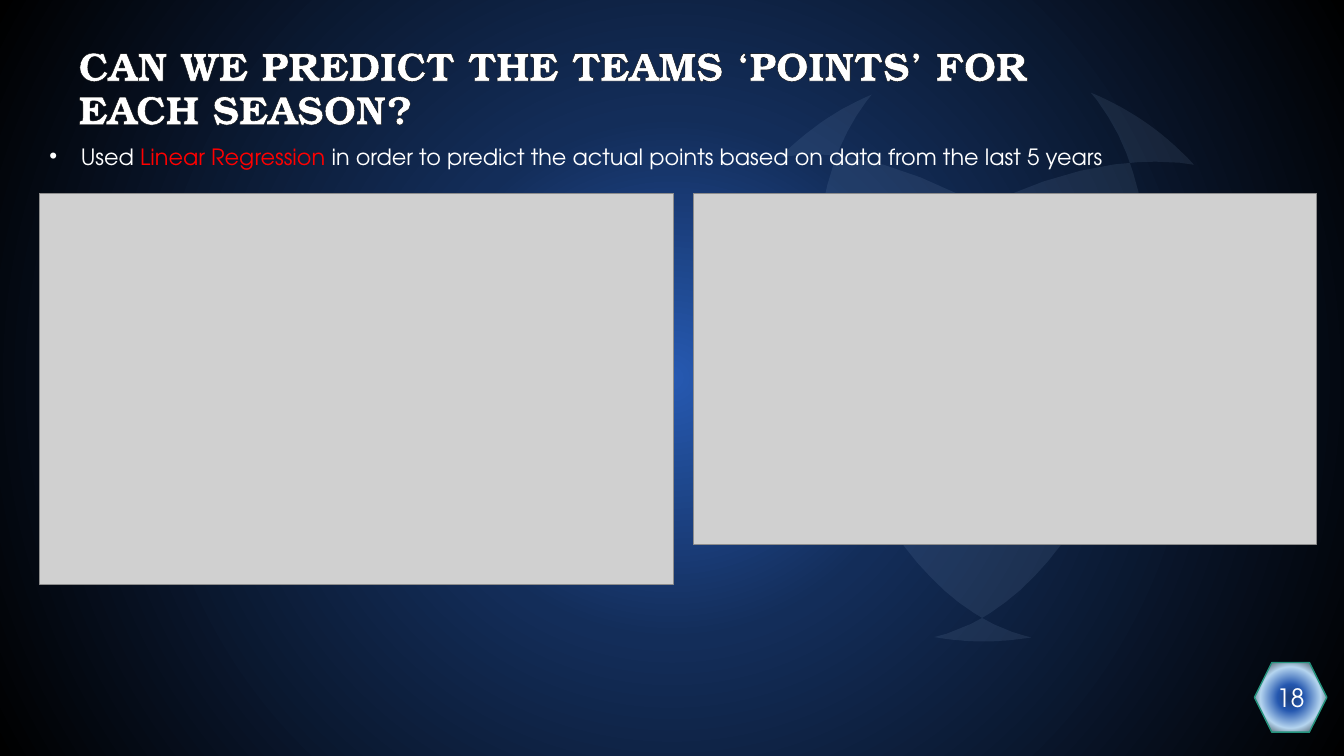
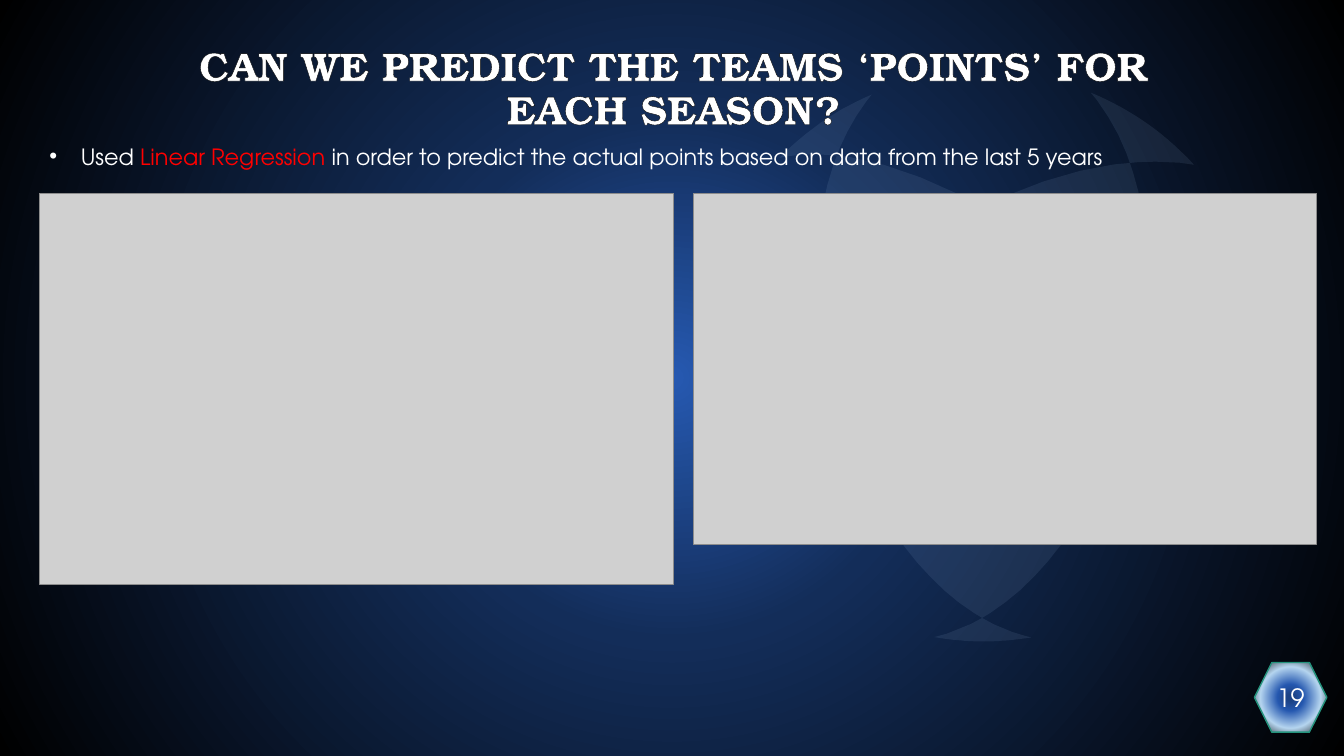
Before and after one commit to Dudi-kreis/Data-science-project, a slide deck: slide 19 of Project Presentation.pptx (slide 18 before the commit). Drawn at 1344x756 pixels with LibreOffice and Linux fonts; fonts in the diff are those of the drawing; grey boxes stand for pictures. Boxes give left, top, right and bottom in pixels: in the first picture for what was removed or moved away, otherwise in the second. Text is boxed around its words. In the diff, an @@ line names an element or a change of style, - is before the commit and + after.

```diff
--- a/Project Presentation.pptx
+++ b/Project Presentation.pptx
@@ title "CAN WE PREDICT THE TEAMS ...": place and size @@
-title "CAN WE PREDICT THE TEAMS ..." at <box>79,53,1027,125</box>
+title "CAN WE PREDICT THE TEAMS ..." at <box>199,53,1148,125</box>
@@ title "CAN WE PREDICT THE TEAMS ..." at <box>199,53,1148,125</box>: alignment left to centre @@
@@ text in hexagon at <box>1277,681,1305,719</box>: text changed @@
-18
+19
```
Also in this commit, not shown: 18 other slides changed, 3 slides added, 1 other file.
